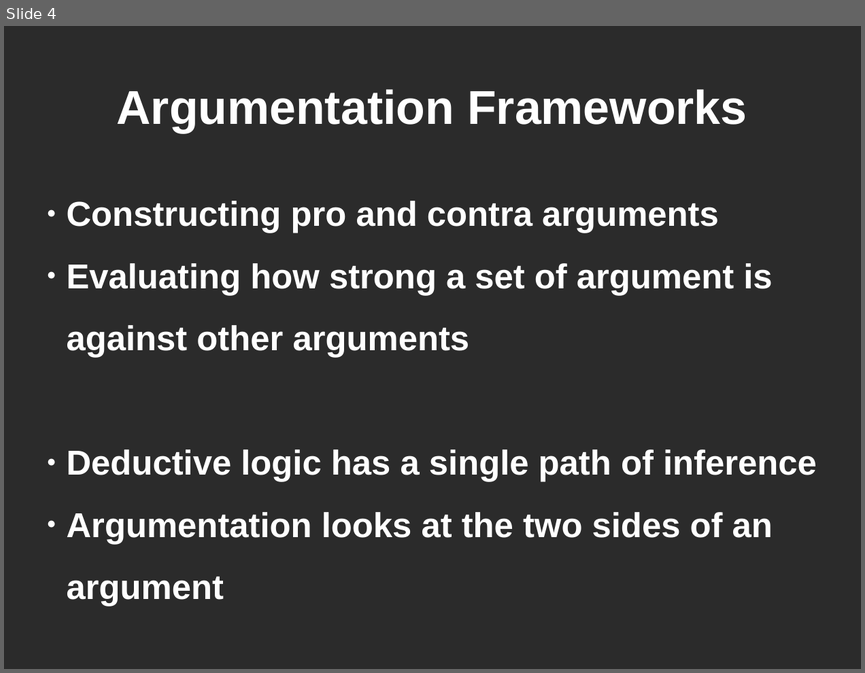
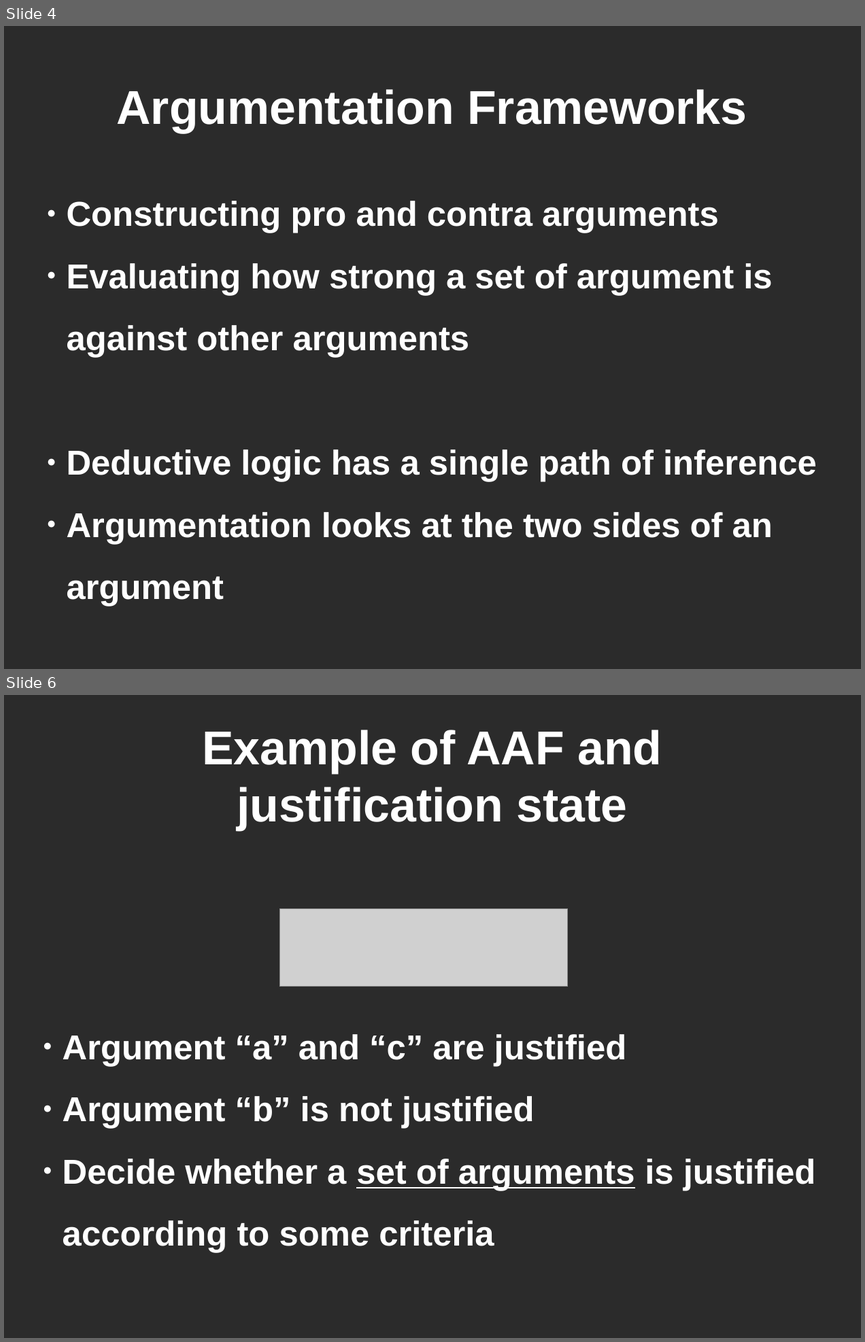
Before and after one commit to lethalman/thesis, a slide deck: doc/summary.odp. Shown one above the other, each under a label of ours: slide 4 before the commit, slides 4 and 6 after it; the slides between them are not shown. The pictures are 865x673 and 865x1342 pixels, drawn with LibreOffice and Linux fonts; fonts in the diff are those of the drawing; grey boxes stand for pictures; background and template pictures are left out; a plain dark background stands for a picture behind light text. Boxes give left, top, right and bottom in pixels: in the first picture for what was removed or moved away, otherwise in the second. Text is boxed around its words. In the diff, an @@ line names an element or a change of style, - is before the commit and + after.

```diff
--- a/doc/summary.odp
+++ b/doc/summary.odp
@@ slide 6 added at box(4, 695, 861, 1338), background picture (left out) @@
@@ title added at box(202, 730, 662, 830), 44 pt, text #FFFFFF, bold @@
+Example of AAF and
+justification state
@@ picture added at box(279, 909, 568, 987) @@
@@ subtitle added at box(62, 1034, 816, 1253), 32 pt, text #FFFFFF, bold @@
+● Argument “a” and “c” are justified
+● Argument “b” is not justified
+● Decide whether a set of arguments is justified according to some criteria
```
Also in this commit, not shown: 5 slides changed, 3 other slides added, 6 slides removed, 21 other files.
